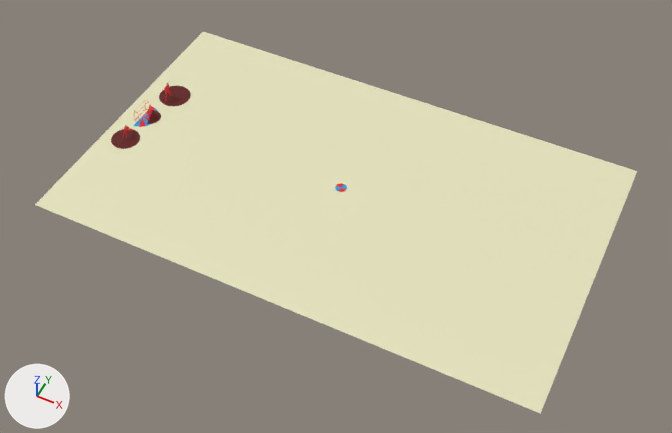
What one commit did to the Blender file model/hall.blend.
The view is the same before and after, from a 50 mm camera at (24.6, -50.2, 58.7) aimed at (0.3, -1.5, -2.1). The axes (+X, +Y, +Z) are drawn at lower left. The lights are the same throughout.

The first picture shows 'player-1', 'player-goalie', 'player-v', 'rink-center', 'rink-floor', 'rink-goal-protractor'.
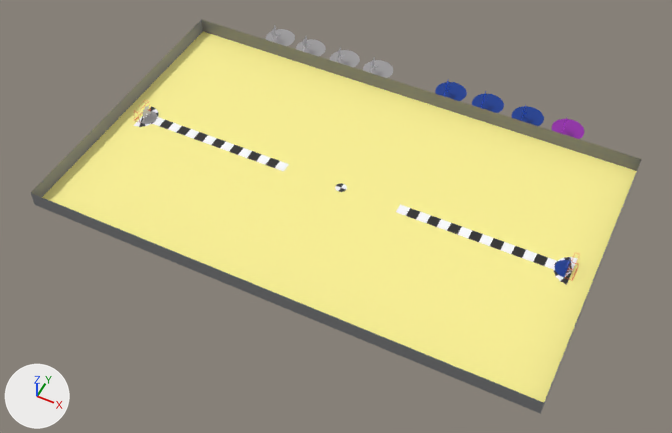
Pixel boxes (x1, y1, x2, y2) of what changed, in the pictures (672 x 433 px):
'rink-floor', recoloured (beige to yellow): (35, 32, 637, 414) in both
'rink-band', shown: after (31, 19, 641, 414)
'dist-1', added: after (396, 204, 557, 269)
'dist-2', added: after (152, 117, 289, 171)
'player-v', recoloured, moved: before (159, 83, 191, 106); after (266, 26, 295, 46)
'player-1', hidden: before (111, 125, 140, 149)
'player-h-0', added (purple): after (551, 118, 584, 139)
'player-h-3', added (blue): after (512, 105, 544, 126)
'player-h-2', added (blue): after (472, 91, 504, 113)
'player-h-1', added (blue): after (435, 81, 467, 101)
'player-g-4', added: after (363, 57, 393, 78)
'player-g-3', added: after (330, 46, 360, 67)
'player-g-2', added: after (296, 36, 326, 57)
'player-goalie', recoloured, moved, turned: before (147, 105, 161, 124); after (141, 105, 157, 124)
'rink-goal-protractor.001', added: after (553, 257, 578, 285)
'player-h-goalie', added: after (555, 259, 571, 277)
'rink-goal-protractor', recoloured: (133, 106, 158, 127) in both
'rink-center', recoloured: (335, 183, 347, 192) in both
'rink-goal.001', added: after (565, 253, 580, 281)
part 1 of me_plane, added (yellow): after (271, 96, 637, 402)

Diff of the bpy script that builds the scene:
```diff
--- a/model/hall.blend.py
+++ b/model/hall.blend.py
@@ mat_rink_floor @@
 mat_rink_floor = principled_material('rink-floor')
-mat_rink_floor.base_color = (0.799, 0.784, 0.521)  # beige #e7e5bf
+mat_rink_floor.base_color = (1.0, 0.913, 0.301)  # yellow #fff595
@@ mat_rink_band @@
 mat_rink_band = principled_material('rink-band')
-mat_rink_band.base_color = (0.558, 0.558, 0.558)  # light grey #c5c5c5
+mat_rink_band.base_color = (0.235, 0.238, 0.246)  # grey #858688
@@ mat_center_1 @@
 mat_center_1 = principled_material('center-1')
-mat_center_1.base_color = (0.8, 0.00152, 0.0)  # red #e70500
+mat_center_1.base_color = (0.0194, 0.0185, 0.0185)  # black #262525
@@ mat_center_2 @@
 mat_center_2 = principled_material('center-2')
-mat_center_2.base_color = (0.0, 0.359, 0.8)  # cyan #00a2e7
+mat_center_2.base_color = (1.0, 1.0, 1.0)  # white #ffffff
@@ mat_player @@
 mat_player = principled_material('player')
-mat_player.base_color = (0.8, 0.0, 0.00367)  # red #e7000c
+mat_player.base_color = (0.617, 0.604, 0.617)  # light grey #ceccce
@@ mat_player_shadow @@
 mat_player_shadow = principled_material('player-shadow')
-mat_player_shadow.base_color = (0.116, 0.00101, 0.0)  # dark red #600300
+mat_player_shadow.base_color = (0.352, 0.342, 0.352)  # grey #a09ea0
@@ me_plane @@
 me_plane.from_pydata(...)  # 6 vertices, 2 faces; spans x -22.5..0.0, y -22.5..22.5, z 0.0
 # used by ob_rink_floor; location = (0.0, 0.0, 0.0); scale = (1.0, 0.6, 1.0)
 # verts and faces of me_plane; kept vertices keep their numbers, new ones are numbered from 6
+# me_plane part 1
+for new, old in zip([6, 7, 8], [3, 4, 5]): verts[new] = verts[old] + (22.5, 0.0, 0.0)
+faces += [(4, 5, 8, 7), (3, 6, 8, 5)]
 me_plane.materials.append(mat_rink_floor)
@@ ob_rink_floor @@
 ob_rink_floor.scale = (1.0, 0.6, 1.0)
-_m = ob_rink_floor.modifiers.new('Mirror', 'MIRROR')
@@ ob_rink_band @@
 _m = ob_rink_band.modifiers.new('Mirror', 'MIRROR')
-ob_rink_band.hide_set(True)
@@ ob_player_v @@
 ob_player_v = bpy.data.objects.new('player-v', me_mesh)
-ob_player_v.location = (-19.86, 3.48, 0.01)
+ob_player_v.location = (-15.17, 15.8, 0.01)
 ob_player_v.scale = (0.36, 0.36, 0.36)
@@ ob_player_1 @@
 ob_player_1 = bpy.data.objects.new('player-1', me_mesh_001)
-ob_player_1.location = (-20.3, -2.65, 0.01)
+ob_player_1.location = (-14.87, 19.93, 0.01)
+ob_player_1.hide_render = True
@@ ob_player_goalie @@
 ob_player_goalie = bpy.data.objects.new('player-goalie', me_mesh_002)
-ob_player_goalie.location = (-19.89, 0.2, 0.04)
-ob_player_goalie.rotation_euler = (0.0, 0.0, 0.357)  # degrees (0, 0, 20)
+ob_player_goalie.location = (-20.18, 0.0, 0.04)
+ob_player_goalie.rotation_euler = (0.0, 0.0, 0.0172)  # degrees (0, 0, 1)
@@ ob_dist_2 @@
+ob_dist_2 = bpy.data.objects.new('dist-2', me_plane_002)  # 34 vertices, 16 faces; spans x 0.0..15.0, y -7.5..7.5, z 0.0; in mat_center_1 (black #262525), mat_center_2 (white #ffffff)
+ob_dist_2.location = (-20.4, 0.0, 0.01)
+ob_dist_2.scale = (1.0, 0.0667, 1.0)
@@ ob_dist_1 @@
+ob_dist_1 = bpy.data.objects.new('dist-1', me_plane_002.copy())
+ob_dist_1.location = (20.4, 0.0, 0.01)
+ob_dist_1.rotation_euler = (0.0, 0.0, 3.142)  # degrees (0, 0, 180)
+ob_dist_1.scale = (1.0, 0.0667, 1.0)
@@ ob_rink_goal_protractor_001 @@
+ob_rink_goal_protractor_001 = bpy.data.objects.new('rink-goal-protractor.001', me_circle_004.copy())  # the mesh of ob_rink_goal_protractor
+ob_rink_goal_protractor_001.parent = ob_rink_goal_001
+ob_rink_goal_protractor_001.location = (-20.69, 0.0, 0.01)
@@ ob_rink_goal_001 @@
+ob_rink_goal_001 = bpy.data.objects.new('rink-goal.001', me_cube_001.copy())  # the mesh of ob_rink_goal
+ob_rink_goal_001.location = (20.69, -0.01, 0.03)
+ob_rink_goal_001.rotation_euler = (0.0, 0.0, 3.142)  # degrees (0, 0, 180)
+ob_rink_goal_001.scale = (0.3, 0.91, 0.61)
@@ ob_player_h_goalie @@
+ob_player_h_goalie = bpy.data.objects.new('player-h-goalie', me_mesh_010)  # 104 vertices, 2 faces; spans x -0.12..0.92, y -0.93..0.95, z -0.01..1.35; in mat_player_h (blue #0058e7), mat_player_shadow_h (blue #003892)
+ob_player_h_goalie.location = (20.2, 0.01, 0.04)
+ob_player_h_goalie.rotation_euler = (0.0, 0.0, 3.15)  # degrees (0, 0, 180)
@@ ob_player_h_0 @@
+ob_player_h_0 = bpy.data.objects.new('player-h-0', me_mesh_009)  # 585 vertices, 2 faces; spans x -3.3..5.03, y -3.45..4.88, z -0.03..4.93; in mat_player_h_001 (purple #cb30e9), mat_player_shadow_h_001 (purple #9423aa)
+ob_player_h_0.location = (15.11, 15.67, 0.01)
+ob_player_h_0.scale = (0.36, 0.36, 0.36)
@@ ob_player_h_3 @@
+ob_player_h_3 = bpy.data.objects.new('player-h-3', me_mesh_008)  # 585 vertices, 2 faces; spans x -3.3..5.03, y -3.45..4.88, z -0.03..4.93; in mat_player_h (blue #0058e7), mat_player_shadow_h (blue #003892)
+ob_player_h_3.location = (11.23, 15.67, 0.01)
+ob_player_h_3.scale = (0.36, 0.36, 0.36)
@@ ob_player_h_2 @@
+ob_player_h_2 = bpy.data.objects.new('player-h-2', me_mesh_007)  # 585 vertices, 2 faces; spans x -3.3..5.03, y -3.45..4.88, z -0.03..4.93; in mat_player_h (blue #0058e7), mat_player_shadow_h (blue #003892)
+ob_player_h_2.location = (7.27, 15.75, 0.01)
+ob_player_h_2.scale = (0.36, 0.36, 0.36)
@@ ob_player_h_1 @@
+ob_player_h_1 = bpy.data.objects.new('player-h-1', me_mesh_006)  # 585 vertices, 2 faces; spans x -3.3..5.03, y -3.45..4.88, z -0.03..4.93; in mat_player_h (blue #0058e7), mat_player_shadow_h (blue #003892)
+ob_player_h_1.location = (3.5, 15.78, 0.01)
+ob_player_h_1.scale = (0.36, 0.36, 0.36)
@@ ob_player_g_4 @@
+ob_player_g_4 = bpy.data.objects.new('player-g-4', me_mesh.copy())  # the mesh of ob_player_v
+ob_player_g_4.location = (-4.14, 15.67, 0.01)
+ob_player_g_4.scale = (0.36, 0.36, 0.36)
@@ ob_player_g_3 @@
+ob_player_g_3 = bpy.data.objects.new('player-g-3', me_mesh.copy())  # the mesh of ob_player_v
+ob_player_g_3.location = (-7.78, 15.64, 0.01)
+ob_player_g_3.scale = (0.36, 0.36, 0.36)
@@ ob_player_g_2 @@
+ob_player_g_2 = bpy.data.objects.new('player-g-2', me_mesh.copy())  # the mesh of ob_player_v
+ob_player_g_2.location = (-11.6, 15.67, 0.01)
+ob_player_g_2.scale = (0.36, 0.36, 0.36)
```
